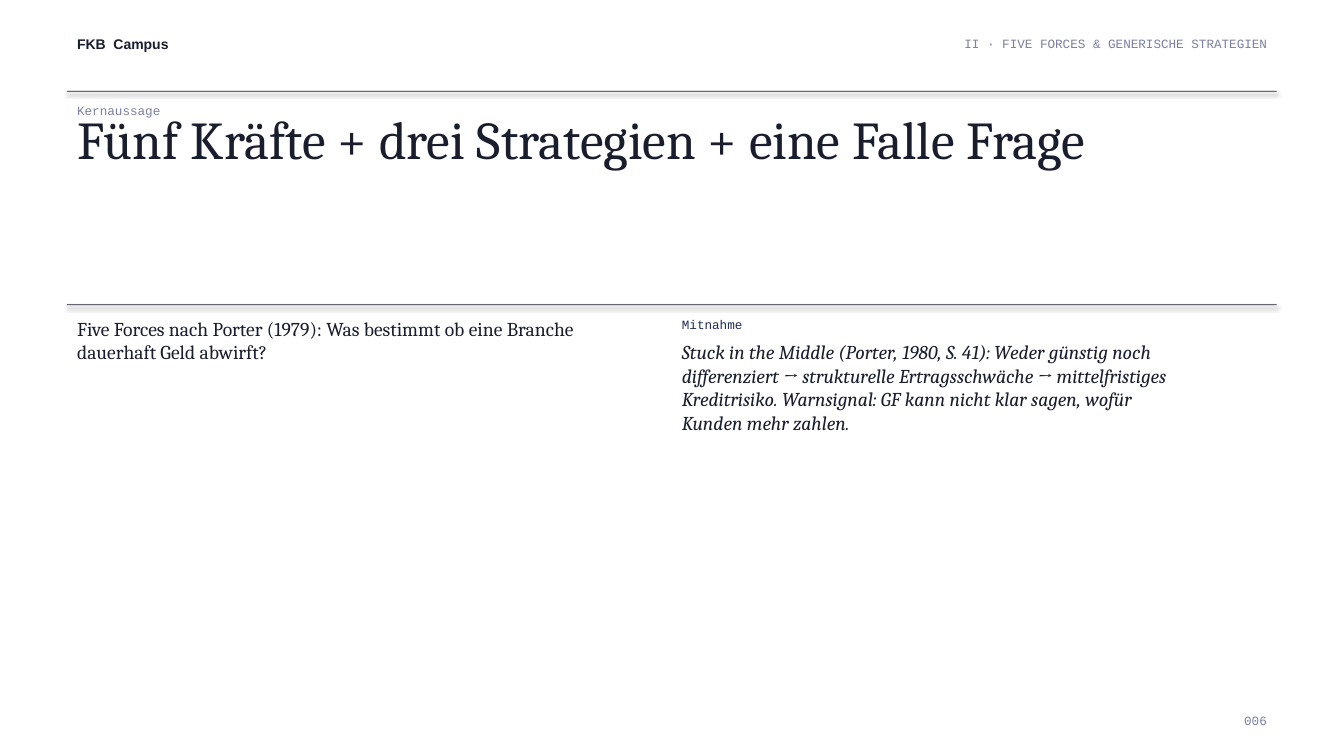
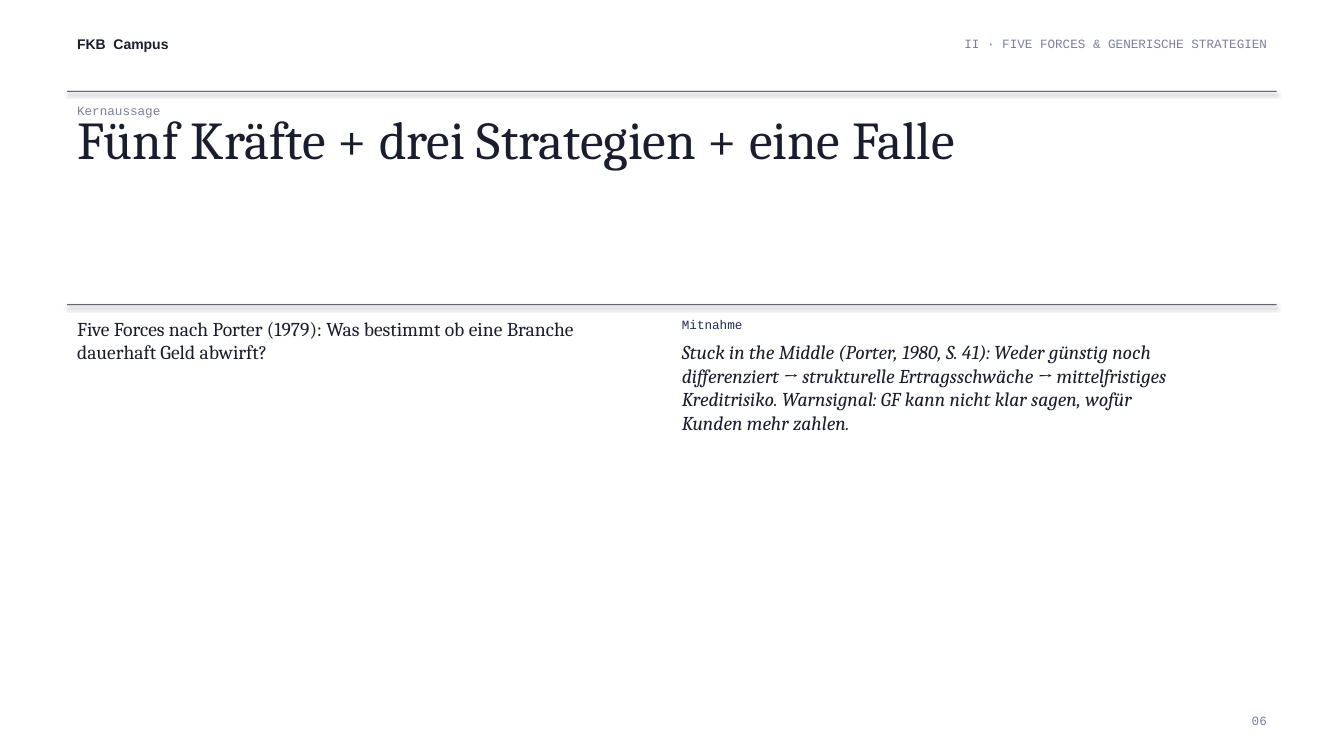
Before and after one commit to ck5rqc47pr-byte/firmenkundenakademie-online, a slide deck: slide 6 of public/downloads/praesentation/M22.pptx. Drawn at 1344x756 pixels with LibreOffice and Linux fonts; fonts in the diff are those of the drawing. Boxes give left, top, right and bottom in pixels: in the first picture for what was removed or moved away, otherwise in the second. Text is boxed around its words. In the diff, an @@ line names an element or a change of style, - is before the commit and + after.

```diff
--- a/public/downloads/praesentation/M22.pptx
+++ b/public/downloads/praesentation/M22.pptx
@@ text at (77,110,955,171): text changed @@
-Fünf Kräfte + drei Strategien + eine Falle Frage
+Fünf Kräfte + drei Strategien + eine Falle
@@ text at (1252,716,1267,725): text changed @@
-006
+06
```
Also in this commit, not shown: 10 other slides changed.
